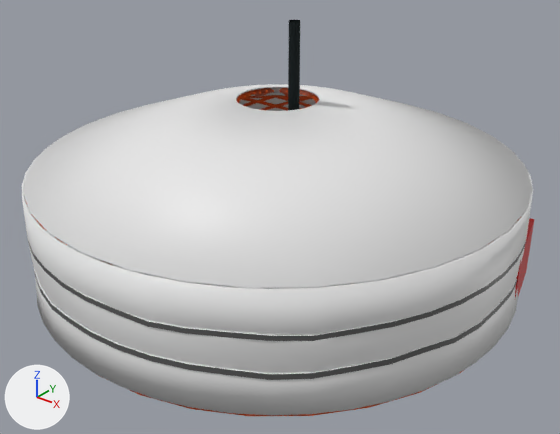
The Blender file Assets/3 Models/ger.blend, before and after one commit.
Before and after are seen from a 50 mm camera at (8.12, -10.08, 6.27) aimed at (0.36, -0.38, 0.26). Every picture has the same lights, and +X, +Y and +Z are marked at lower left. The picture after the commit comes second.

In view in the first picture: 'Awdar', 'Burees', 'Zuuh'.
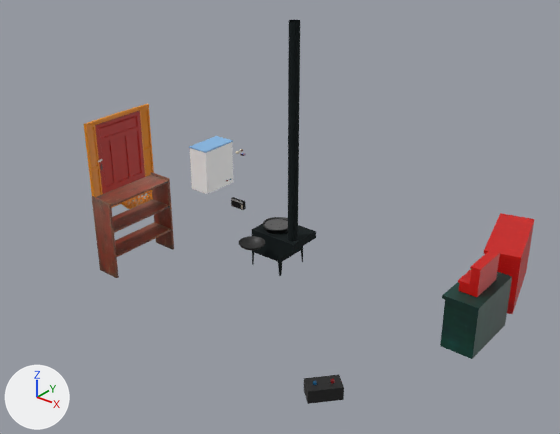
Boxes (x1, y1, x2, y2) around the edits, measured in the pictures (560 x 434 px):
'Burees', hidden: before (22, 84, 533, 416)
'Haalga', shown (red): after (95, 110, 145, 194)
'HaalgaHuree', shown (brown): after (84, 104, 154, 208)
'Radio', added: after (231, 197, 246, 210)
'Tawiur', unchanged, uncovered by the edit: after (92, 172, 174, 278)
'Awdar.001', unchanged, uncovered by the edit: after (440, 272, 512, 359)
'Zuuh', unchanged, uncovered by the edit: before (288, 20, 300, 110); after (252, 20, 316, 276)
'Awdar', unchanged, uncovered by the edit: before (486, 218, 534, 297); after (483, 213, 534, 314)

The change, as a list of edits to the scene's bpy script:
```text
Add img_map__0:
    img_map__0 = load_image('Map #0', '../PHOSdigital/HQ_PBR_Radio_Free/source/Radio_Albedo.png', 2048, 2048, 'sRGB')
Add mat_radio:
    mat_radio = principled_material('Radio')
    mat_radio.texture = img_map__0
    mat_radio.metallic = 1.0
    mat_radio.roughness = 0.859
    mat_radio.specular_ior_level = 0.0
Add mat_radio_glass:
    mat_radio_glass = principled_material('Radio_Glass')
    mat_radio_glass.base_color = (0.588, 0.588, 0.588)  # light grey #cacaca
    mat_radio_glass.metallic = 1.0
    mat_radio_glass.roughness = 0.807
    mat_radio_glass.alpha = 0.8
    mat_radio_glass.specular_ior_level = 1.0
Add me_mesh:
    me_mesh.from_pydata(...)  # 805 vertices, 1434 faces; spans x -15.3..15.3, y -3.2..4.0, z -8.7..8.7
    # faces by material slot: [1384, 50]
    me_mesh.materials.append(mat_radio)  # picture img_map__0
    me_mesh.materials.append(mat_radio_glass)  # light grey #cacaca
Change ob_burees:
    add ob_burees.hide_set(True)
Change ob_haalgahuree:
    remove ob_haalgahuree.hide_set(True)
Change ob_haalga:
    remove ob_haalga.hide_set(True)
Add ob_radio:
    ob_radio = bpy.data.objects.new('Radio', me_mesh)
    ob_radio.location = (-0.97, 0.0, 0.0)
    ob_radio.scale = (0.01, 0.01, 0.01)
```
